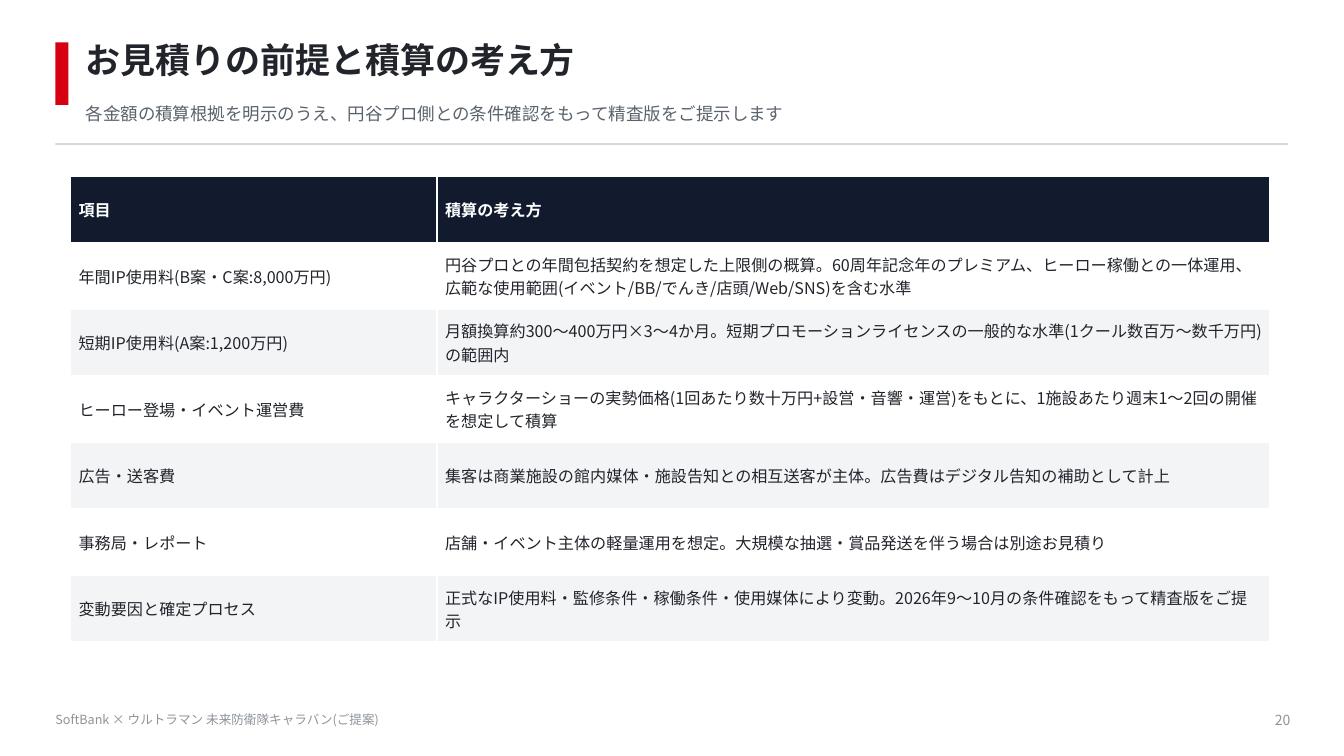
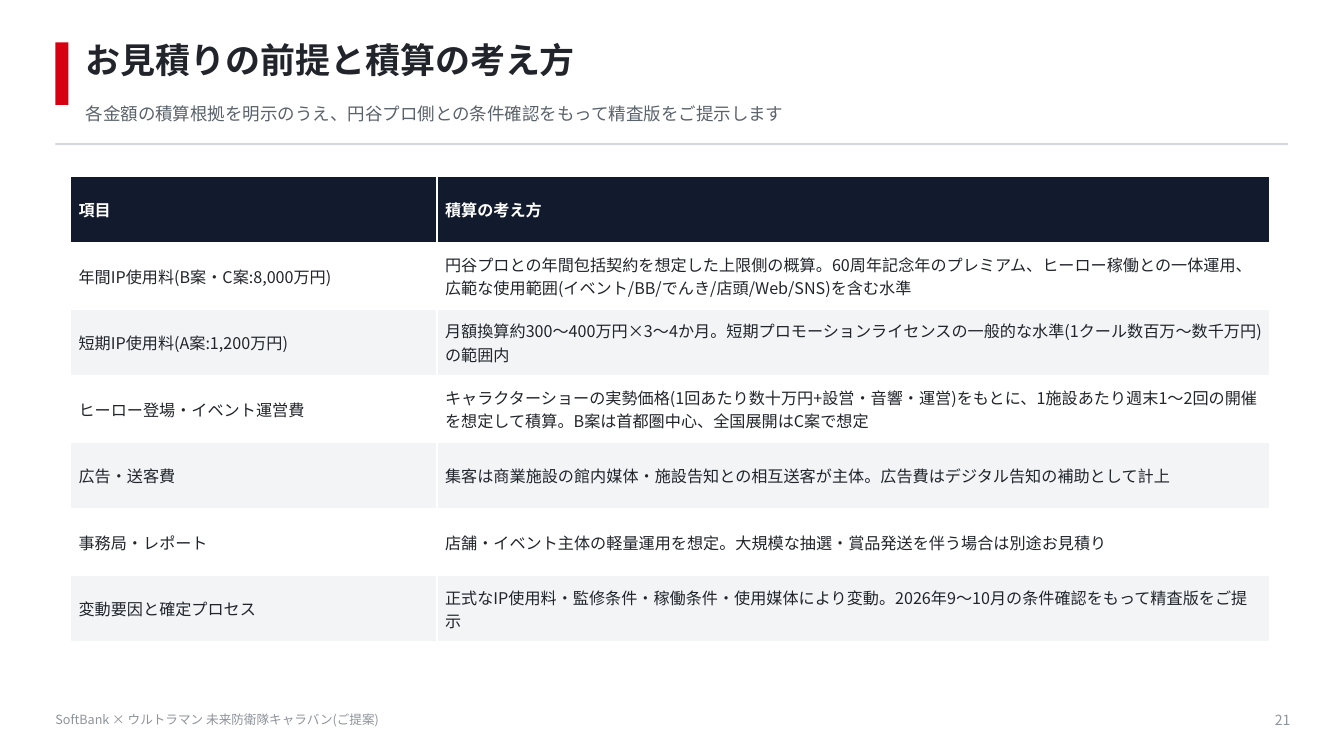
Before and after one commit to hayatoshintani-spe/kessho-lens, a slide deck: slide 21 of docs/proposals/softbank-ultraman-caravan/SoftBank_Ultraman_未来防衛隊キャラバン_提案資料.pptx (slide 20 before the commit). Drawn at 1344x756 pixels with LibreOffice and Linux fonts; fonts in the diff are those of the drawing. Boxes give left, top, right and bottom in pixels: in the first picture for what was removed or moved away, otherwise in the second. Text is boxed around its words. In the diff, an @@ line names an element or a change of style, - is before the commit and + after.

```diff
--- a/docs/proposals/softbank-ultraman-caravan/SoftBank_Ultraman_未来防衛隊キャラバン_提案資料.pptx
+++ b/docs/proposals/softbank-ultraman-caravan/SoftBank_Ultraman_未来防衛隊キャラバン_提案資料.pptx
@@ table at [71, 176, 1270, 642] @@
-row 4, column 2: キャラクターショーの実勢価格(1回あたり数十万円+設営・音響・運営)をもとに、1施設あたり週末1〜2回の開催を想定して積算
+row 4, column 2: キャラクターショーの実勢価格(1回あたり数十万円+設営・音響・運営)をもとに、1施設あたり週末1〜2回の開催を想定して積算。B案は首都圏中心、全国展開はC案で想定
@@ text at [1275, 714, 1291, 725]: text changed @@
-20
+21
```
Also in this commit, not shown: 15 other slides changed, 2 slides added, 2 other files.
